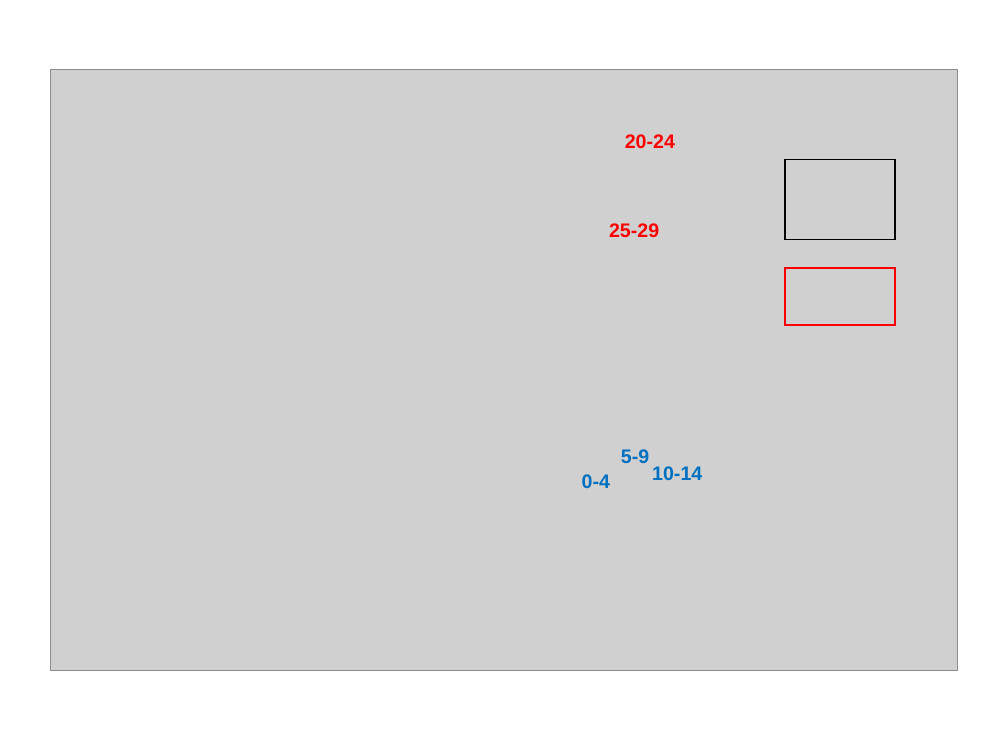
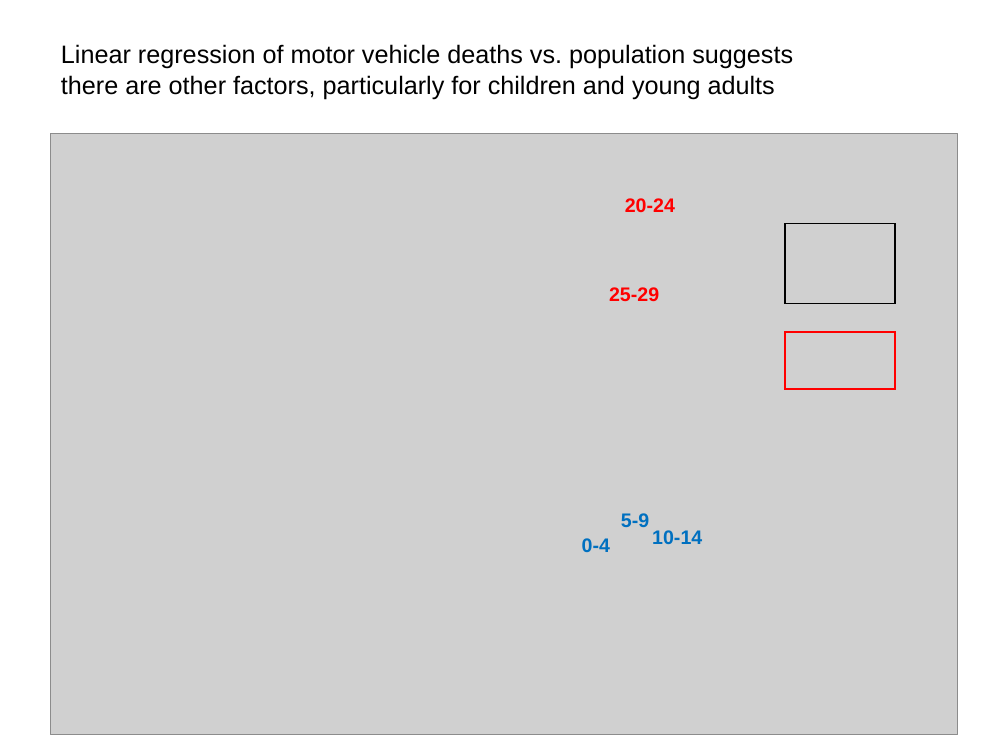
Before and after one commit to MimiBebe/Project-1Team3, a slide deck: slide 5 of Barbara_Project1_Team3.pptx. Drawn at 1008x756 pixels with LibreOffice and Linux fonts; fonts in the diff are those of the drawing; grey boxes stand for pictures. Boxes give left, top, right and bottom in pixels: in the first picture for what was removed or moved away, otherwise in the second. Text is boxed around its words. In the diff, an @@ line names an element or a change of style, - is before the commit and + after.

```diff
--- a/Barbara_Project1_Team3.pptx
+++ b/Barbara_Project1_Team3.pptx
@@ text added at [61,44,793,99], 18 pt, text #000000 @@
+Linear regression of motor vehicle deaths vs. population suggests
+there are other factors, particularly for children and young adults
@@ 5 texts, 2 rectangles, 1 picture: place and size @@
-5 texts, 2 rectangles, 1 picture at [50,70,958,671]
+5 texts, 2 rectangles, 1 picture at [50,133,958,735]
```
Also in this commit, not shown: 5 other slides changed, 2 slides added, 2 slides removed, 1 other file.
